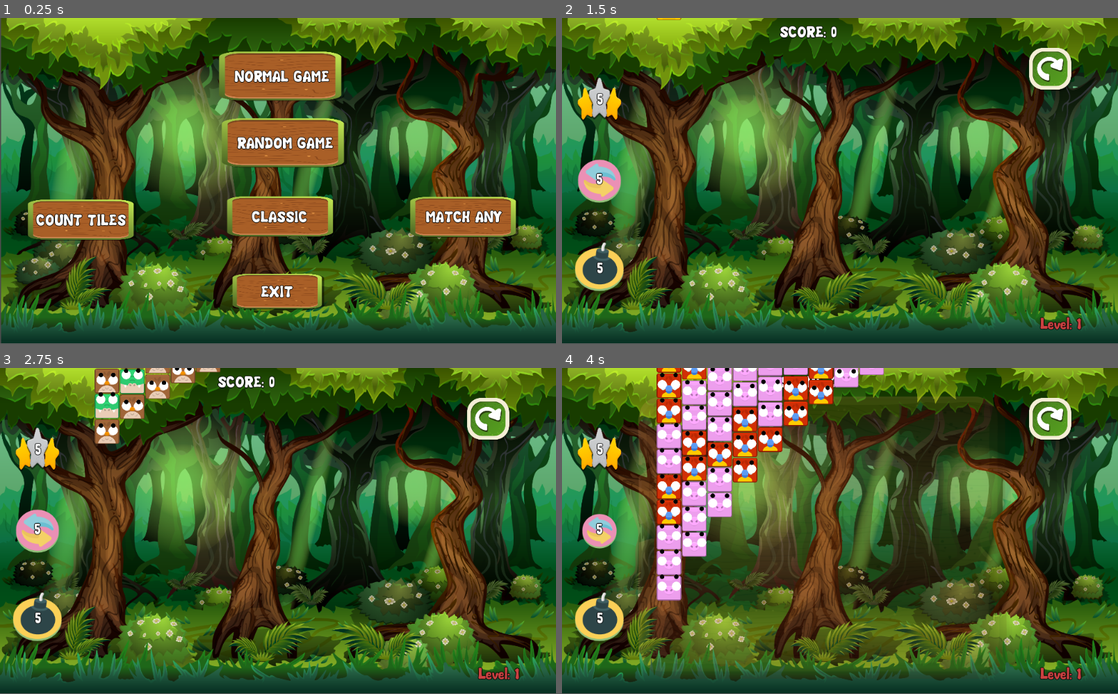
Above: before the commit, frames 1-4 (two rows, left to right).
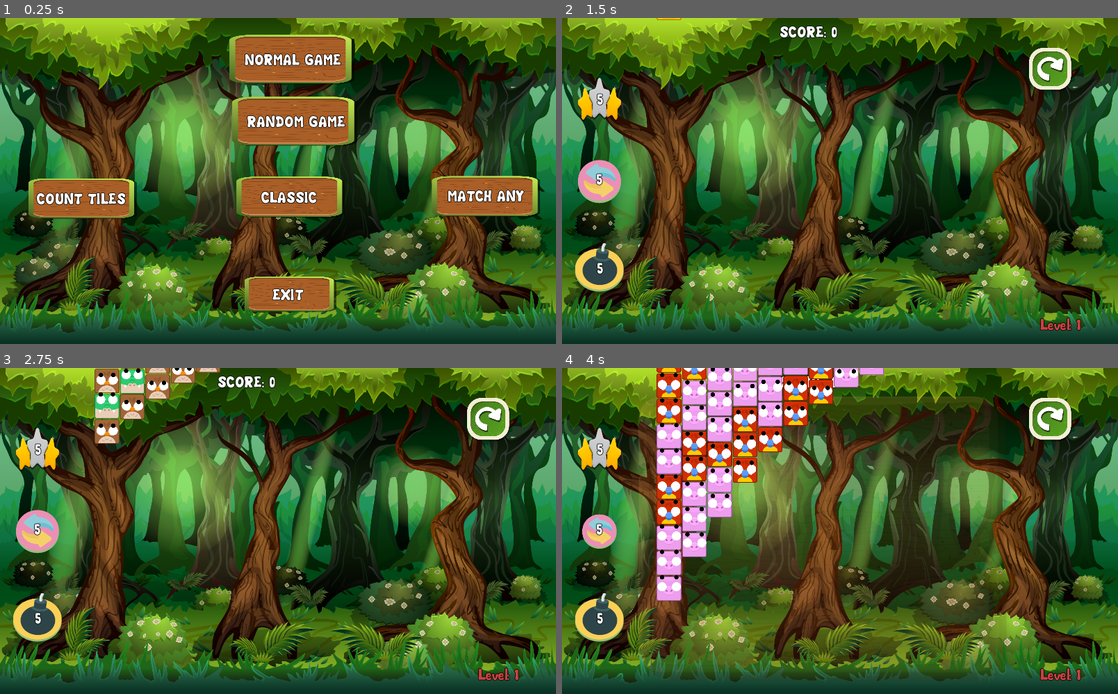
Above: after the commit, the same moments.

Repository: borkoDimitrov/AnimalBlocks
Game: Godot game, scene res://UI/StartMenu.tscn
Same seed, same stepped clock (60 frames per second), same inputs: the game is played once before the commit and once after it.
Inputs (mouse positions are in pixels of both pictures, inside the frame that each line leads up to):
- Up to frame 1 (0.25 s): no input
- Up to frame 2 (1.5 s): click "NORMAL GAME" at 0.5 s; click (1051, 70) at 1.25 s
- Up to frame 3 (2.75 s): click (489, 420) at 2 s
- Up to frame 4 (4 s): click (1051, 420) at 2.75 s; click (600, 531) at 3.52 s
The window is 800x468 before the commit and 800x469 after it. Grey fills any space a smaller window leaves; there, only what the larger window draws over its background counts as a difference.

The runs differ from the first frame. In frame 1, 30% of the frame differs, in the area x 0-100%, y 0-100%; in frame 2, 3.7%; in frame 3, 4.1%; in frame 4, 5.1%.

Commit message:
Add android support

Diff:
--- a/Skills/SmallBomb.tscn
+++ b/Skills/SmallBomb.tscn
@@ -20,7 +20,7 @@
 [node name="RichTextLabel" parent="." index="1"]
 margin_left = -6.0
 margin_top = -16.0
-margin_right = 7.0
+margin_right = 10.0
 margin_bottom = 23.0
 mouse_filter = 2
 custom_fonts/normal_font = ExtResource( 4 )
--- a/UI/StartMenu.tscn
+++ b/UI/StartMenu.tscn
@@ -6,12 +6,14 @@
 [ext_resource path="res://UI/StartMenu.gd" type="Script" id=4]
 
 [node name="StartMenu" type="Control"]
-anchor_right = 1.0
-anchor_bottom = 1.0
-margin_left = 227.0
-margin_top = 35.0
-margin_right = 227.0
-margin_bottom = 35.0
+anchor_left = 0.5
+anchor_top = 0.5
+anchor_right = 0.5
+anchor_bottom = 0.5
+margin_left = -512.0
+margin_top = -300.0
+margin_right = 512.0
+margin_bottom = 300.0
 script = ExtResource( 4 )
 
 [node name="TextureRect" type="TextureRect" parent="."]
@@ -19,18 +21,18 @@
 anchor_top = 0.5
 anchor_right = 0.5
 anchor_bottom = 0.5
-margin_left = -737.0
-margin_top = -335.0
-margin_right = 287.0
-margin_bottom = 265.0
+margin_left = -512.0
+margin_top = -300.0
+margin_right = 512.0
+margin_bottom = 300.0
 texture = ExtResource( 1 )
 expand = true
 
 [node name="NormalGame" type="TextureButton" parent="."]
-margin_left = 176.0
-margin_top = 27.0
-margin_right = 407.0
-margin_bottom = 118.0
+margin_left = 422.0
+margin_top = 31.0
+margin_right = 653.0
+margin_bottom = 122.0
 texture_normal = ExtResource( 2 )
 expand = true
 
@@ -46,10 +48,10 @@
 }
 
 [node name="RandomGame" type="TextureButton" parent="."]
-margin_left = 181.0
-margin_top = 150.0
-margin_right = 412.0
-margin_bottom = 241.0
+margin_left = 427.0
+margin_top = 145.0
+margin_right = 658.0
+margin_bottom = 236.0
 texture_normal = ExtResource( 2 )
 expand = true
 
@@ -65,10 +67,10 @@
 }
 
 [node name="Count" type="TextureButton" parent="."]
-margin_left = -176.0
-margin_top = 300.0
-margin_right = 24.0
-margin_bottom = 375.0
+margin_left = 52.0
+margin_top = 295.0
+margin_right = 252.0
+margin_bottom = 370.0
 texture_normal = ExtResource( 2 )
 expand = true
 
@@ -81,10 +83,10 @@
 text = "COUNT TILES"
 
 [node name="Classic" type="TextureButton" parent="."]
-margin_left = 191.0
-margin_top = 294.0
-margin_right = 391.0
-margin_bottom = 369.0
+margin_left = 435.0
+margin_top = 292.0
+margin_right = 635.0
+margin_bottom = 367.0
 texture_normal = ExtResource( 2 )
 expand = true
 
@@ -97,10 +99,10 @@
 text = "CLASSIC"
 
 [node name="MatchMore" type="TextureButton" parent="."]
-margin_left = 528.0
-margin_top = 295.0
-margin_right = 728.0
-margin_bottom = 370.0
+margin_left = 795.0
+margin_top = 291.0
+margin_right = 995.0
+margin_bottom = 366.0
 texture_normal = ExtResource( 2 )
 expand = true
 
@@ -113,10 +115,10 @@
 text = "MATCH ANY"
 
 [node name="Exit" type="TextureButton" parent="."]
-margin_left = 201.0
-margin_top = 437.0
-margin_right = 370.0
-margin_bottom = 502.0
+margin_left = 450.0
+margin_top = 476.0
+margin_right = 619.0
+margin_bottom = 541.0
 texture_normal = ExtResource( 2 )
 expand = true
 
--- a/project.godot
+++ b/project.godot
@@ -18,6 +18,10 @@
 FileGrabber="*res://Utils/file_grabber.gd"
 Globals="*res://Globals.gd"
 
+[display]
+
+window/stretch/mode="2d"
+
 [input]
 
 mouse_button_right={
Binary file removed: Assets/Fonts/Jupiter-Pro.ttf
Not shown, removed: Assets/Music/Tracks/break_brick.wav.import
Not shown, removed: Assets/Music/Tracks/bump.wav.import
Binary file removed: Assets/Sprites/Icons/bomb.png
Not shown, removed: Assets/Sprites/Icons/bomb.png.import
Binary file removed: Assets/Sprites/tileDestroyer.png
Not shown, removed: Assets/Sprites/tileDestroyer.png.import
Not shown, removed: Assets/Music/Tracks/break_brick.wav
Not shown, removed: Assets/Music/Tracks/bump.wav
